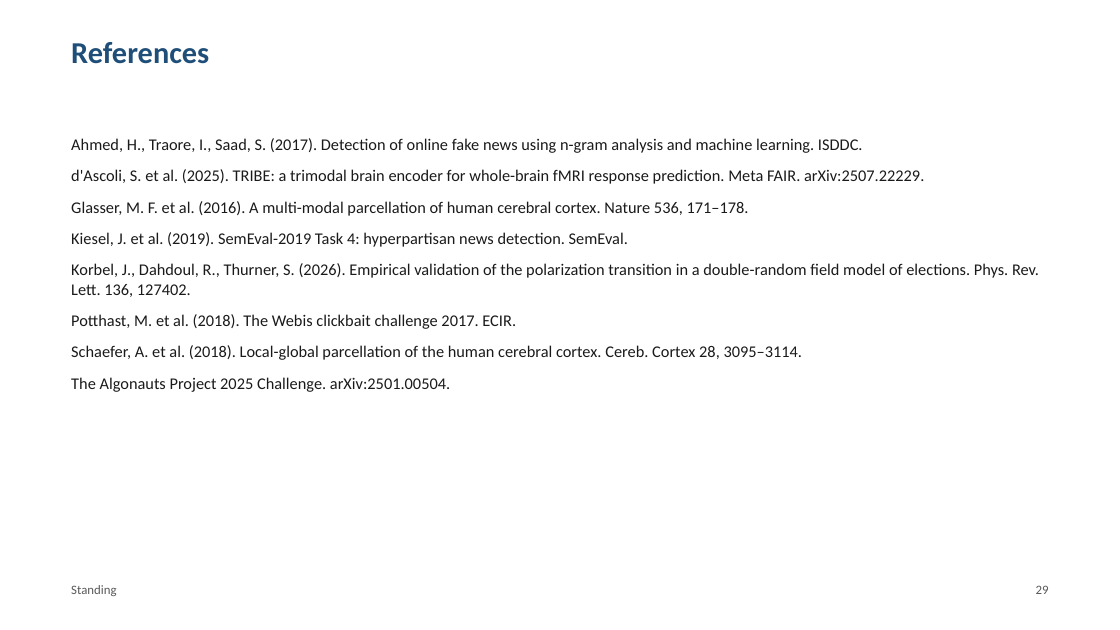
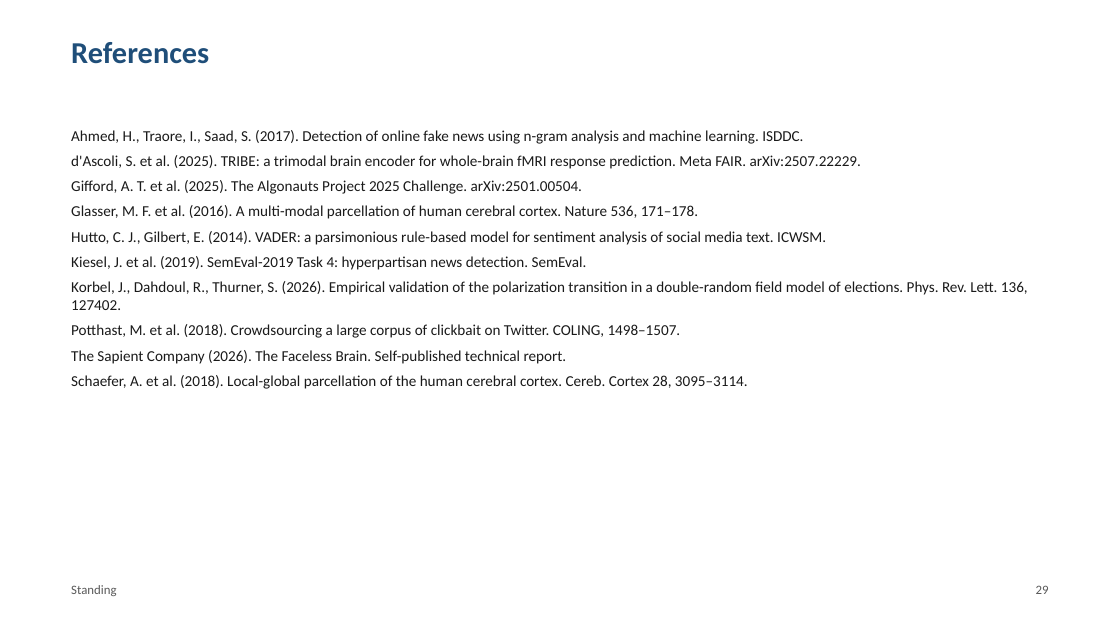
Before and after one commit to brn-mwai/monarch, a slide deck: slide 29 of docs/defence/Monarch_Defence.pptx. Drawn at 1120x630 pixels with LibreOffice and Linux fonts; fonts in the diff are those of the drawing. Boxes give left, top, right and bottom in pixels: in the first picture for what was removed or moved away, otherwise in the second. Text is boxed around its words. In the diff, an @@ line names an element or a change of style, - is before the commit and + after.

```diff
--- a/docs/defence/Monarch_Defence.pptx
+++ b/docs/defence/Monarch_Defence.pptx
@@ text "Ahmed, H., Traore, I., Saad, ...": place and size @@
-text "Ahmed, H., Traore, I., Saad, ..." at box(71, 138, 1039, 392)
+text "Ahmed, H., Traore, I., Saad, ..." at box(71, 130, 1028, 389)
@@ text at box(71, 130, 1028, 389): size 14 to 13 pt in "Ahmed, H., Traore, I., Saad, S. (2017). ...", "d'Ascoli, S. et al. (2025). TRIBE: a ...", "Glasser, M. F. et al. (2016). A ...", "Kiesel, J. et al. (2019). SemEval-2019 Task ..." and 2 more places; less space between paragraphs @@
@@ text at box(71, 180, 582, 194): paragraph added @@
+Gifford, A. T. et al. (2025). The Algonauts Project 2025 Challenge. arXiv:2501.00504.
@@ text at box(71, 231, 826, 245): paragraph added @@
+Hutto, C. J., Gilbert, E. (2014). VADER: a parsimonious rule-based model for sentiment analysis of social media text. ICWSM.
@@ text at box(71, 324, 681, 364): text changed; size 14 to 13 pt @@
-Potthast, M. et al. (2018). The Webis clickbait challenge 2017. ECIR.
+Potthast, M. et al. (2018). Crowdsourcing a large corpus of clickbait on Twitter. COLING, 1498–1507.
+The Sapient Company (2026). The Faceless Brain. Self-published technical report.
@@ text at box(71, 377, 450, 392): paragraph removed @@
-The Algonauts Project 2025 Challenge. arXiv:2501.00504.
```
Also in this commit, not shown: 12 other slides changed, 3 other files.
